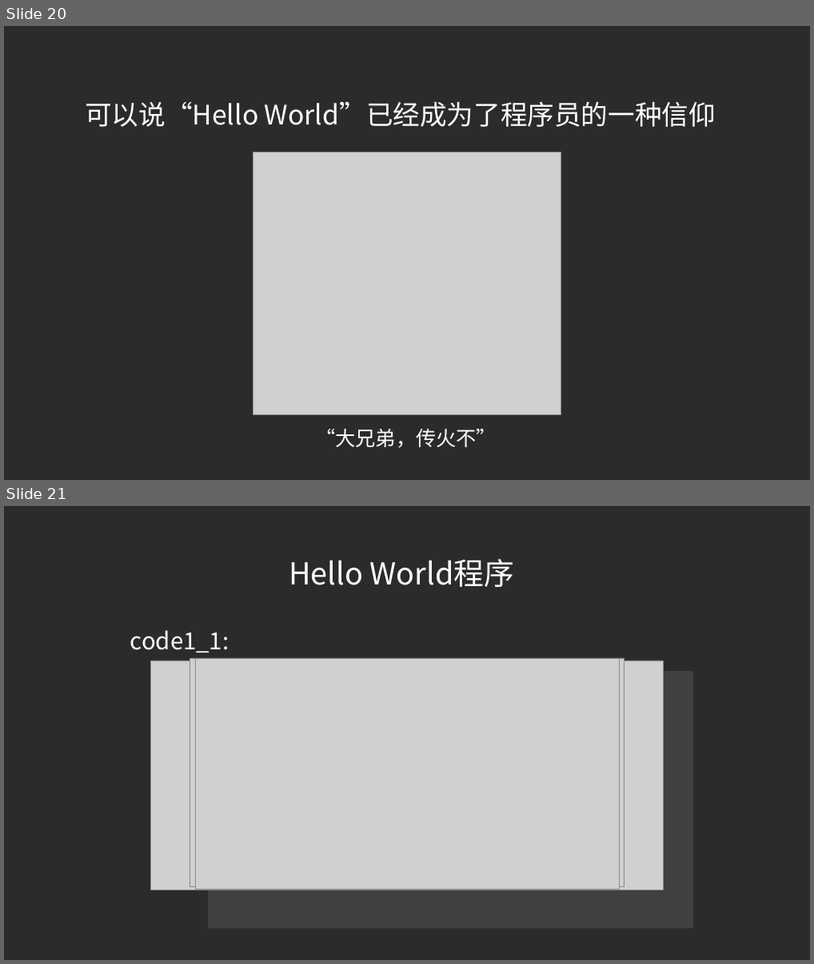
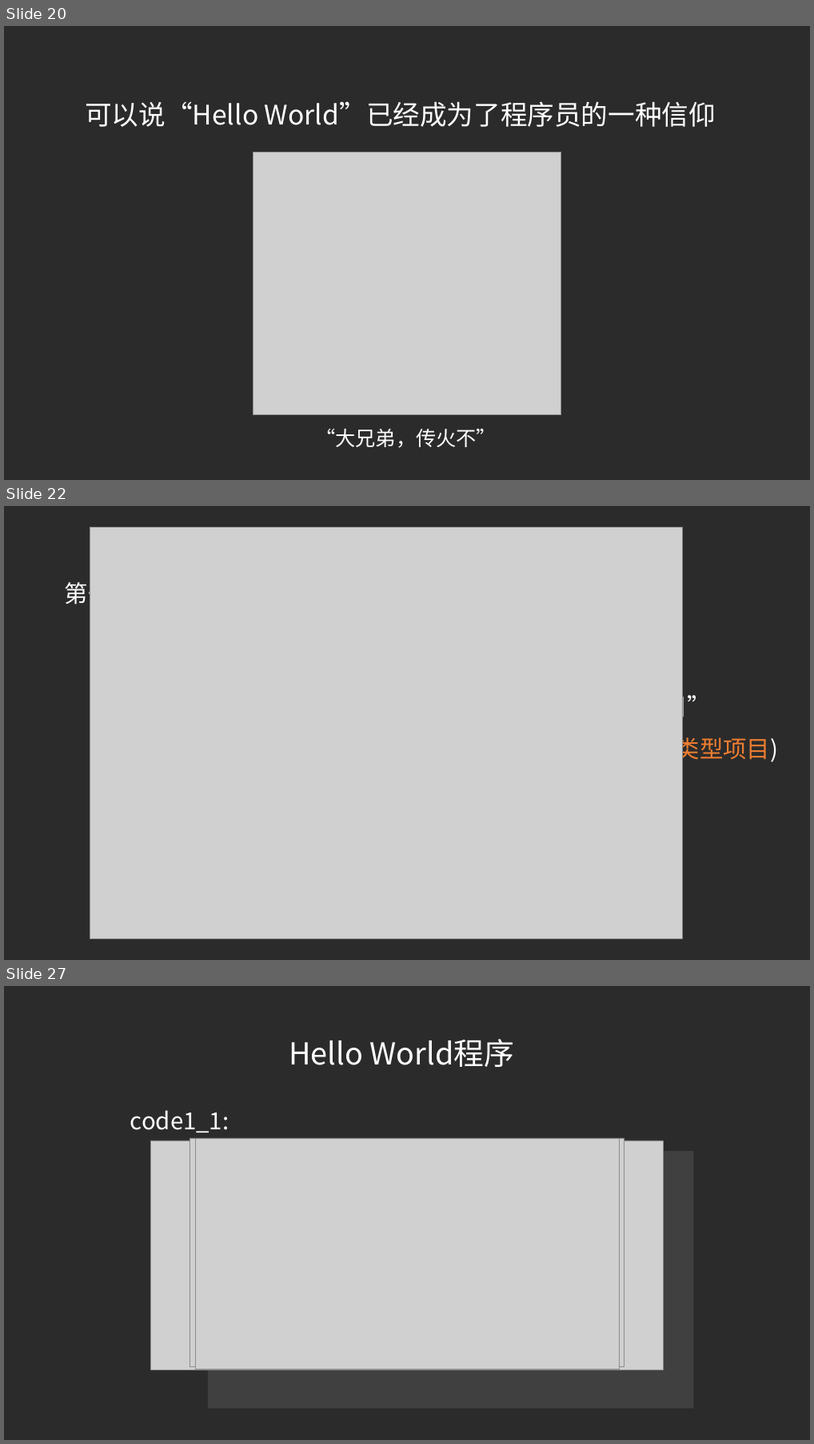
Before and after one commit to SiriYXR/SeniorCourse, a slide deck: doc/教学课件/C语言基础/PPT/1.HelloWorld.pptx. Shown one above the other, each under a label of ours: slides 20 and 21 before the commit, slides 20, 22 and 27 after it; the slides between them are not shown. The pictures are 814x964 and 814x1444 pixels, drawn with LibreOffice and Linux fonts; fonts in the diff are those of the drawing; grey boxes stand for pictures; background and template pictures are left out; a plain dark background stands for a picture behind light text. Boxes give left, top, right and bottom in pixels: in the first picture for what was removed or moved away, otherwise in the second. Text is boxed around its words. In the diff, an @@ line names an element or a change of style, - is before the commit and + after.

```diff
--- a/doc/教学课件/C语言基础/PPT/1.HelloWorld.pptx
+++ b/doc/教学课件/C语言基础/PPT/1.HelloWorld.pptx
@@ slide 22 added at box(4, 506, 810, 960), background picture (left out) @@
@@ picture added at box(90, 527, 682, 939) @@
@@ text added at box(65, 578, 253, 608), 28 pt, text #FFFFFF @@
+第一步：新建项目
@@ text added at box(115, 691, 711, 721), 28 pt, text #FFFFFF @@
+方法2：在菜单栏依次选择“文件”->“新建”->“项目”
@@ text added at box(115, 733, 778, 764), 28 pt, text #FFFFFF @@
+方法3：在导航页点击“空项目”(前提是近期创建过该类型项目)
@@ what was slide 21 is now slide 27 @@
```
Also in this commit, not shown: 5 other slides added.
